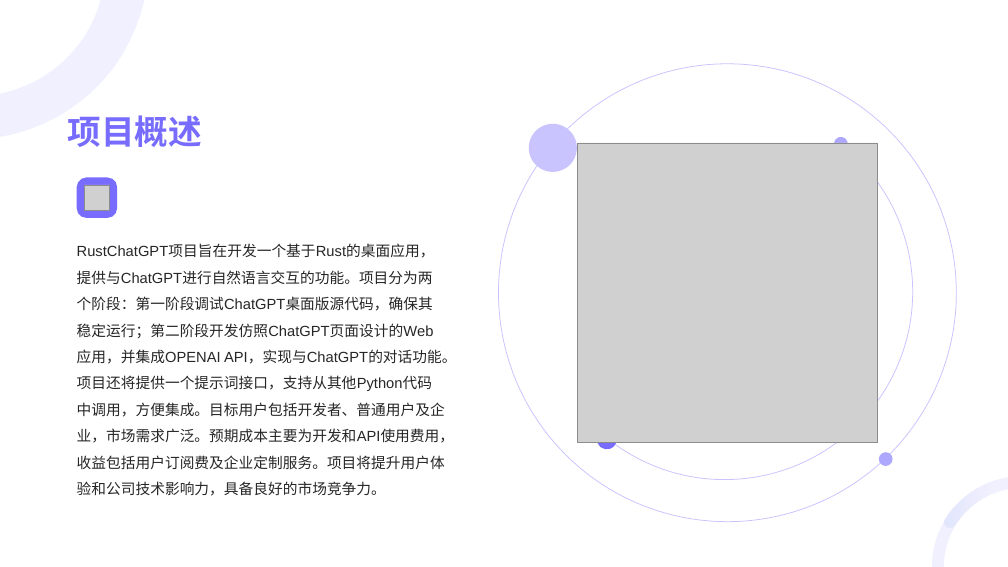
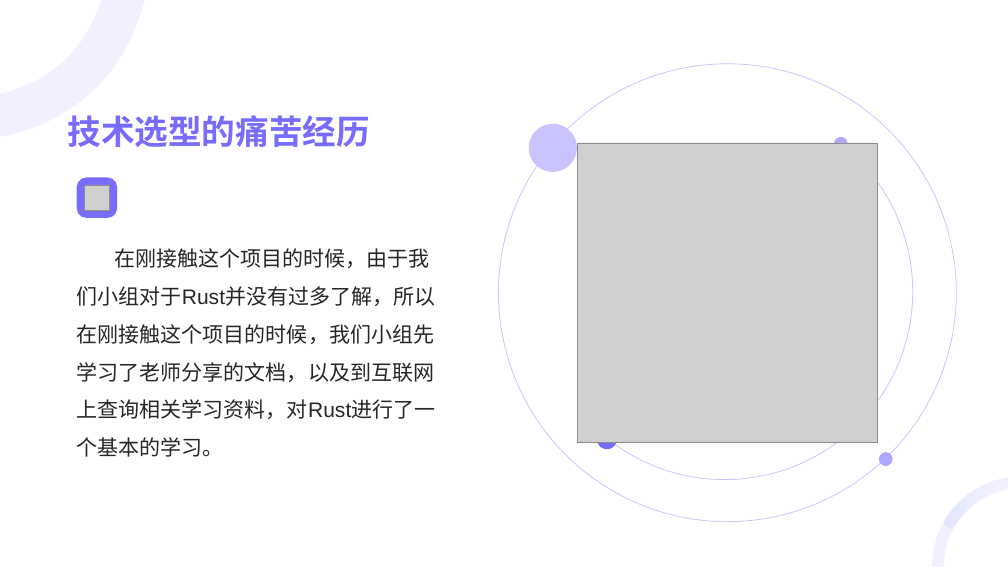
Before and after one commit to EldenPdx/Easy-ChatGPT, a slide deck: slide 4 of RustChatGPT答辩.pptx. Drawn at 1008x567 pixels with LibreOffice and Linux fonts; fonts in the diff are those of the drawing; grey boxes stand for pictures. Boxes give left, top, right and bottom in pixels: in the first picture for what was removed or moved away, otherwise in the second. Text is boxed around its words. In the diff, an @@ line names an element or a change of style, - is before the commit and + after.

```diff
--- a/RustChatGPT答辩.pptx
+++ b/RustChatGPT答辩.pptx
@@ title at (x1=68, y1=115, x2=370, y2=147): text changed @@
-项目概述
+技术选型的痛苦经历
@@ text at (x1=77, y1=248, x2=436, y2=457): text changed; size 14 to 20 pt @@
-RustChatGPT项目旨在开发一个基于Rust的桌面应用，提供与ChatGPT进行自然语言交互的功能。项目分为两个阶段：第一阶段调试ChatGPT桌面版源代码，确保其稳定运行；第二阶段开发仿照ChatGPT页面设计的Web应用，并集成OPENAI API，实现与ChatGPT的对话功能。项目还将提供一个提示词接口，支持从其他Python代码中调用，方便集成。目标用户包括开发者、普通用户及企业，市场需求广泛。预期成本主要为开发和API使用费用，收益包括用户订阅费及企业定制服务。项目将提升用户体验和公司技术影响力，具备良好的市场竞争力。
+在刚接触这个项目的时候，由于我们小组对于Rust并没有过多了解，所以在刚接触这个项目的时候，我们小组先学习了老师分享的文档，以及到互联网上查询相关学习资料，对Rust进行了一个基本的学习。
```
Also in this commit, not shown: 7 other slides changed, 3 slides added, 2 slides removed, 29 other files.
